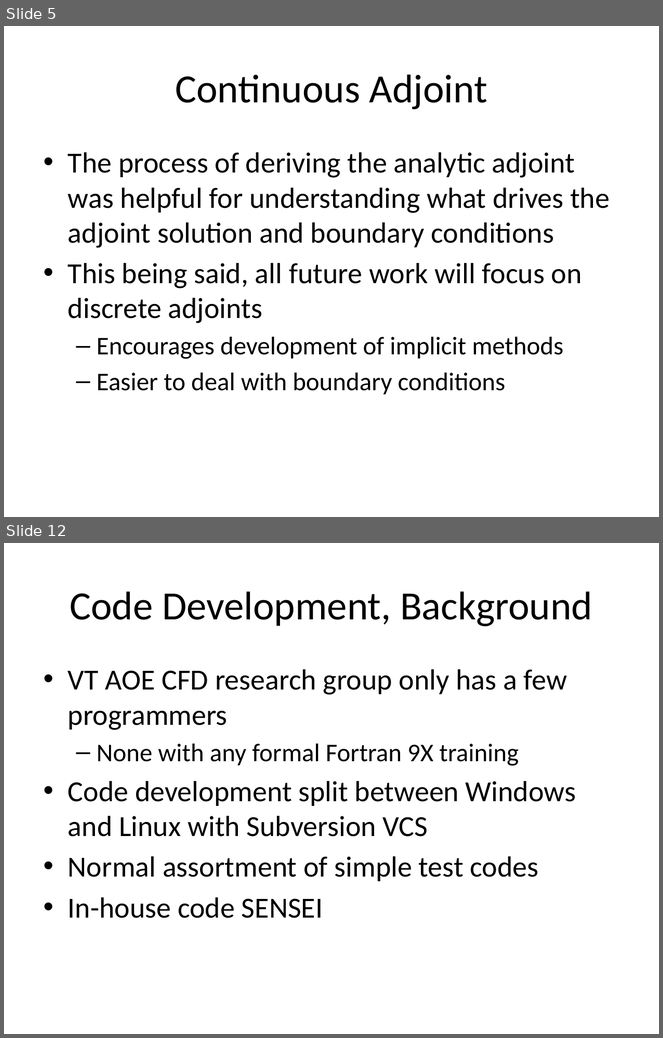
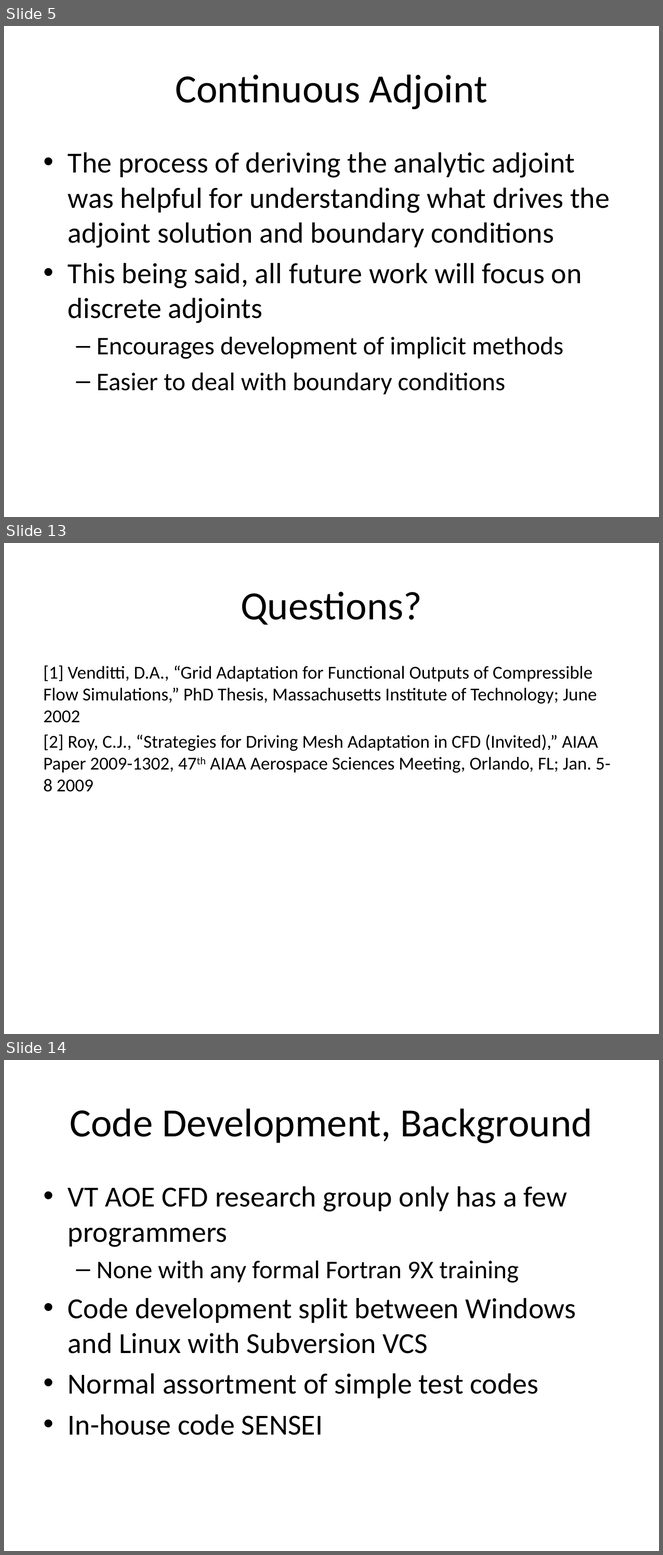
Before and after one commit to jderlaga/Presentations, a slide deck: June_Overview.pptx. Shown one above the other, each under a label of ours: slides 5 and 12 before the commit, slides 5, 13 and 14 after it; the slides between them are not shown. The pictures are 663x1038 and 663x1555 pixels, drawn with LibreOffice and Linux fonts; fonts in the diff are those of the drawing. Boxes give left, top, right and bottom in pixels: in the first picture for what was removed or moved away, otherwise in the second. Text is boxed around its words. In the diff, an @@ line names an element or a change of style, - is before the commit and + after.

```diff
--- a/June_Overview.pptx
+++ b/June_Overview.pptx
@@ slide 13 added at [4, 543, 659, 1034], background #FFFFFF @@
@@ title added at [241, 591, 422, 625], 44 pt, text #000000 @@
+Questions?
@@ text added at [44, 665, 611, 792], 20 pt, text #000000 @@
+[1] Venditti, D.A., “Grid Adaptation for Functional Outputs of Compressible Flow Simulations,” PhD Thesis, Massachusetts Institute of Technology; June 2002
+[2] Roy, C.J., “Strategies for Driving Mesh Adaptation in CFD (Invited),” AIAA Paper 2009-1302, 47th AIAA Aerospace Sciences Meeting, Orlando, FL; Jan. 5-8 2009
@@ what was slide 12 is now slide 14 @@
```
Also in this commit, not shown: 12 slides changed, 1 other slide added.
